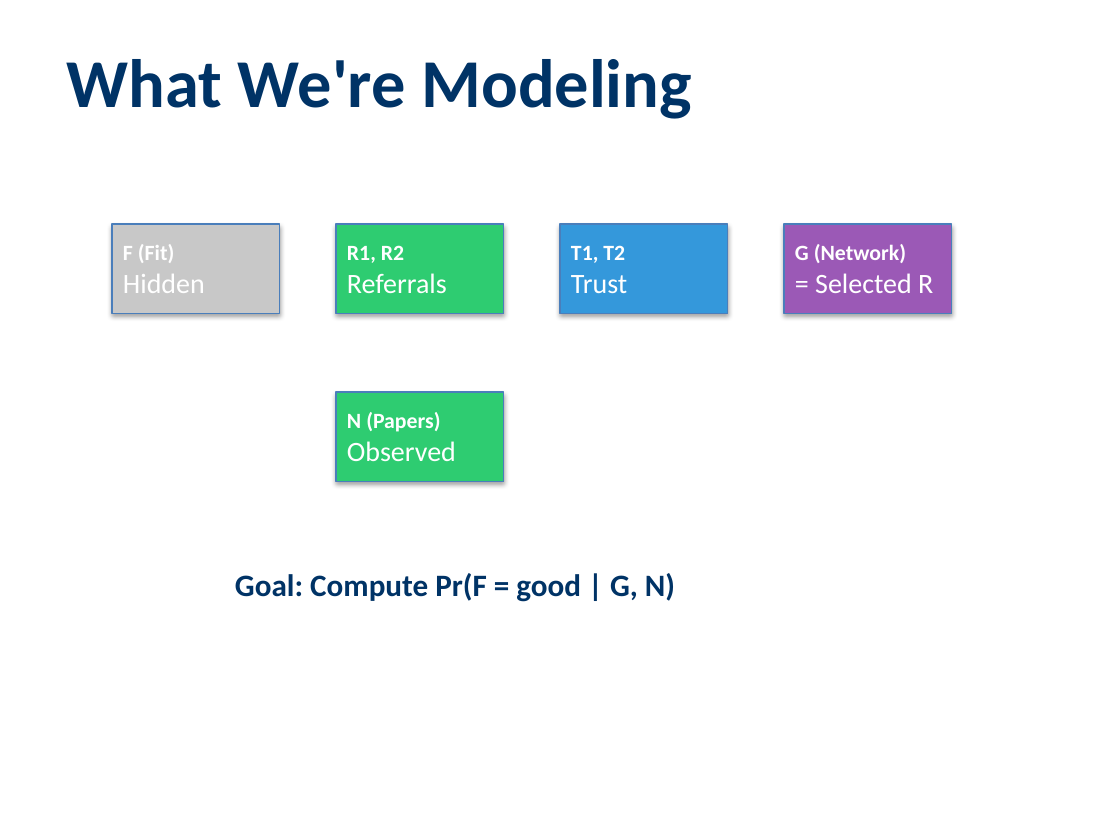
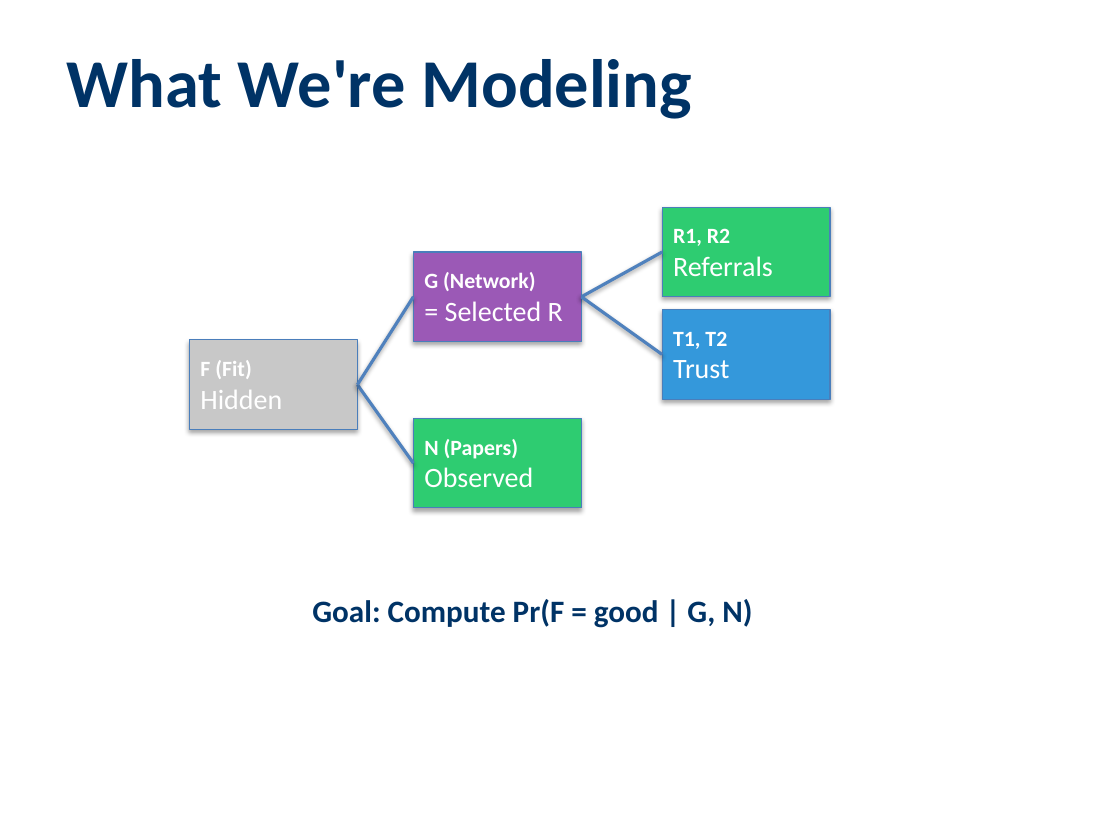
Before and after one commit to lisette-espin/NetworkEffectsGameTheory, a slide deck: slide 3 of pptx/Referral_Based_Hiring_Model.pptx. Drawn at 1120x840 pixels with LibreOffice and Linux fonts; fonts in the diff are those of the drawing. Boxes give left, top, right and bottom in pixels: in the first picture for what was removed or moved away, otherwise in the second. Text is boxed around its words. In the diff, an @@ line names an element or a change of style, - is before the commit and + after.

```diff
--- a/pptx/Referral_Based_Hiring_Model.pptx
+++ b/pptx/Referral_Based_Hiring_Model.pptx
@@ rectangle "R1, R2": place and size @@
-rectangle "R1, R2" at box(336, 224, 504, 314)
+rectangle "R1, R2" at box(662, 207, 830, 297)
@@ rectangle "G (Network)": place and size @@
-rectangle "G (Network)" at box(784, 224, 952, 314)
+rectangle "G (Network)" at box(413, 252, 581, 342)
@@ line added from (581, 297) to (662, 252), #4F81BD 2 pt @@
@@ line added from (357, 385) to (413, 297), #4F81BD 2 pt @@
@@ line added from (581, 297) to (662, 354), #4F81BD 2 pt @@
@@ rectangle "T1, T2": place and size @@
-rectangle "T1, T2" at box(560, 224, 728, 314)
+rectangle "T1, T2" at box(662, 309, 830, 399)
@@ rectangle "F (Fit)": place and size @@
-rectangle "F (Fit)" at box(112, 224, 280, 314)
+rectangle "F (Fit)" at box(189, 340, 357, 430)
@@ line added from (357, 385) to (413, 464), #4F81BD 2 pt @@
@@ rectangle "N (Papers)": place and size @@
-rectangle "N (Papers)" at box(336, 392, 504, 482)
+rectangle "N (Papers)" at box(413, 419, 581, 508)
@@ text "Goal: Compute Pr(F = good ...": place and size @@
-text "Goal: Compute Pr(F = good ..." at box(235, 573, 675, 602)
+text "Goal: Compute Pr(F = good ..." at box(312, 599, 752, 628)
```
Also in this commit, not shown: 5 other slides changed, 1 slide added, 1 other file.
